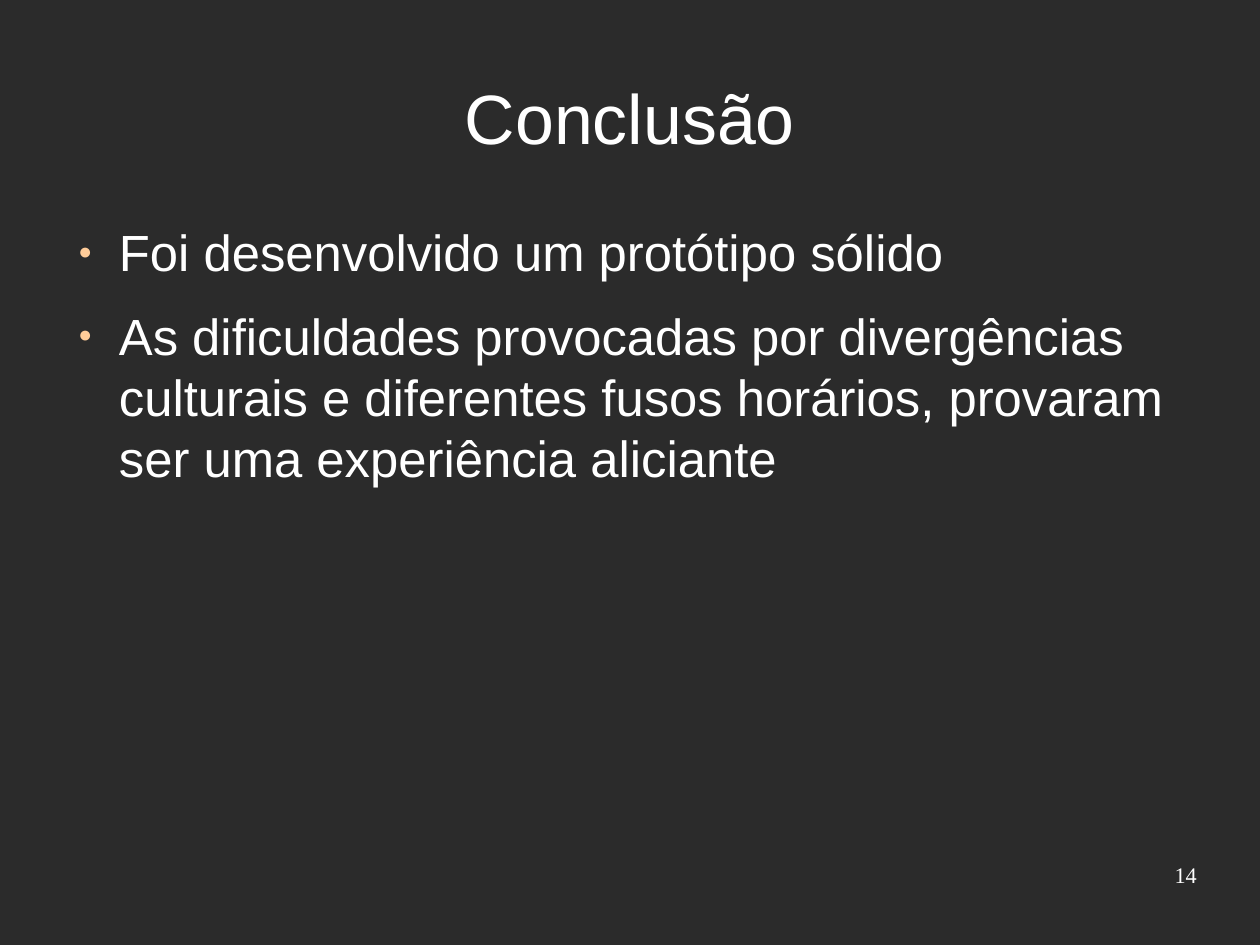
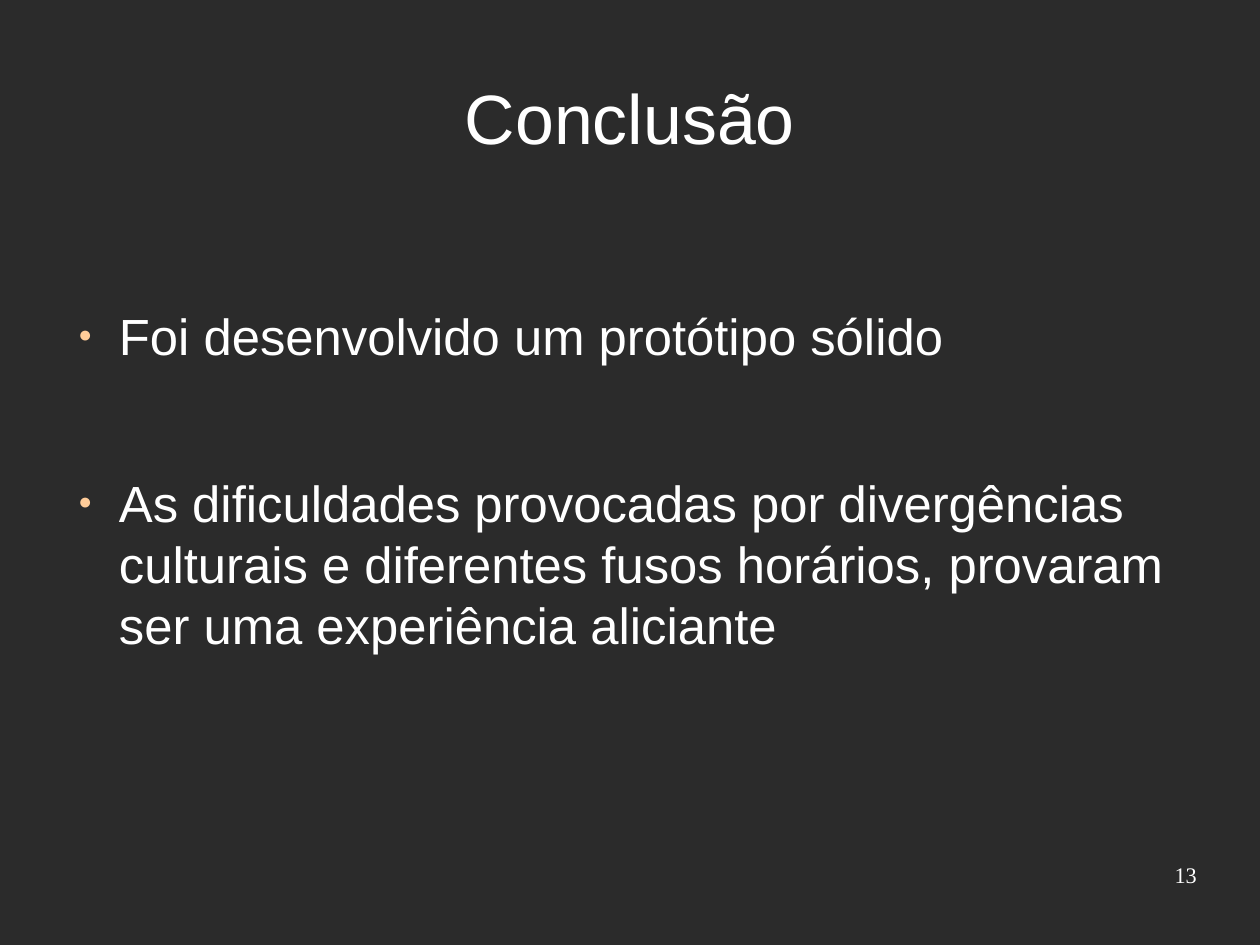
Before and after one commit to djjorjinho/mutworange_2011, a slide deck: slide 13 of documents/presentation/apresentacao_portugal.odp (slide 14 before the commit). Drawn at 1260x945 pixels with LibreOffice and Linux fonts; fonts in the diff are those of the drawing; background and template pictures are left out; a plain dark background stands for a picture behind light text. Boxes give left, top, right and bottom in pixels: in the first picture for what was removed or moved away, otherwise in the second. Text is boxed around its words. In the diff, an @@ line names an element or a change of style, - is before the commit and + after.

```diff
--- a/documents/presentation/apresentacao_portugal.odp
+++ b/documents/presentation/apresentacao_portugal.odp
@@ text "Foi desenvolvido um protótipo sólido" rewrapped from [119, 233, 1164, 487] to [119, 317, 1164, 654] @@
@@ page number at [1175, 868, 1197, 884]: text changed @@
-14
+13
```
Also in this commit, not shown: 1 slide removed, 1 other file.
